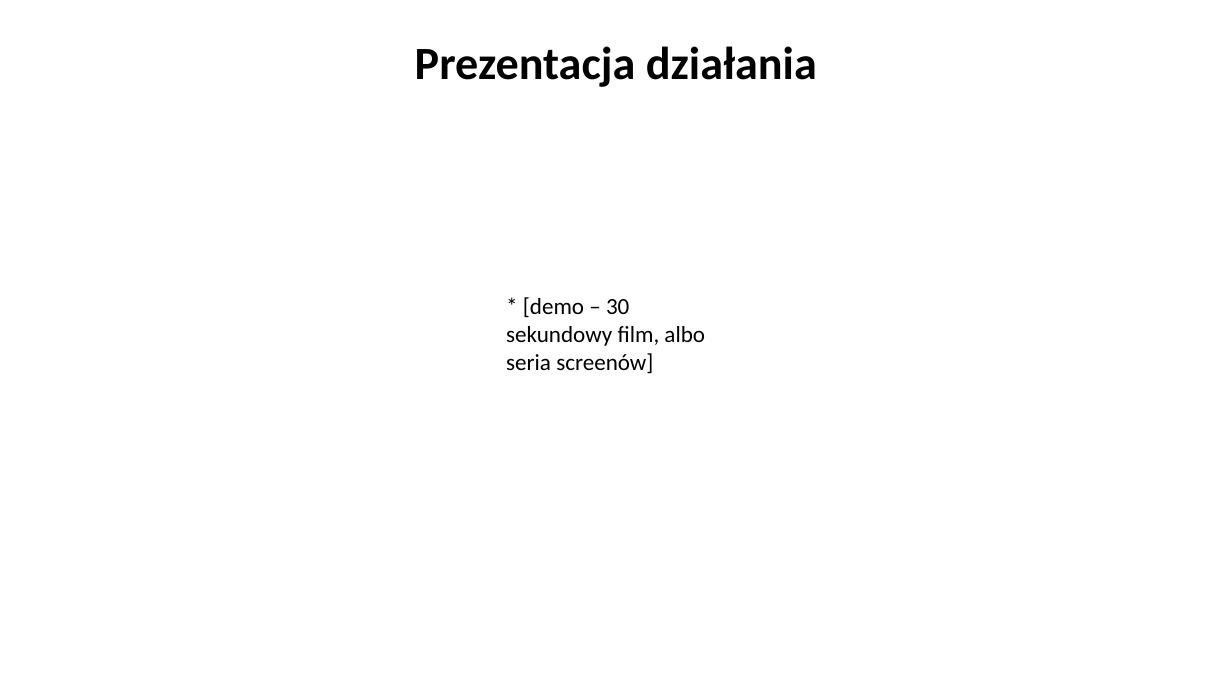
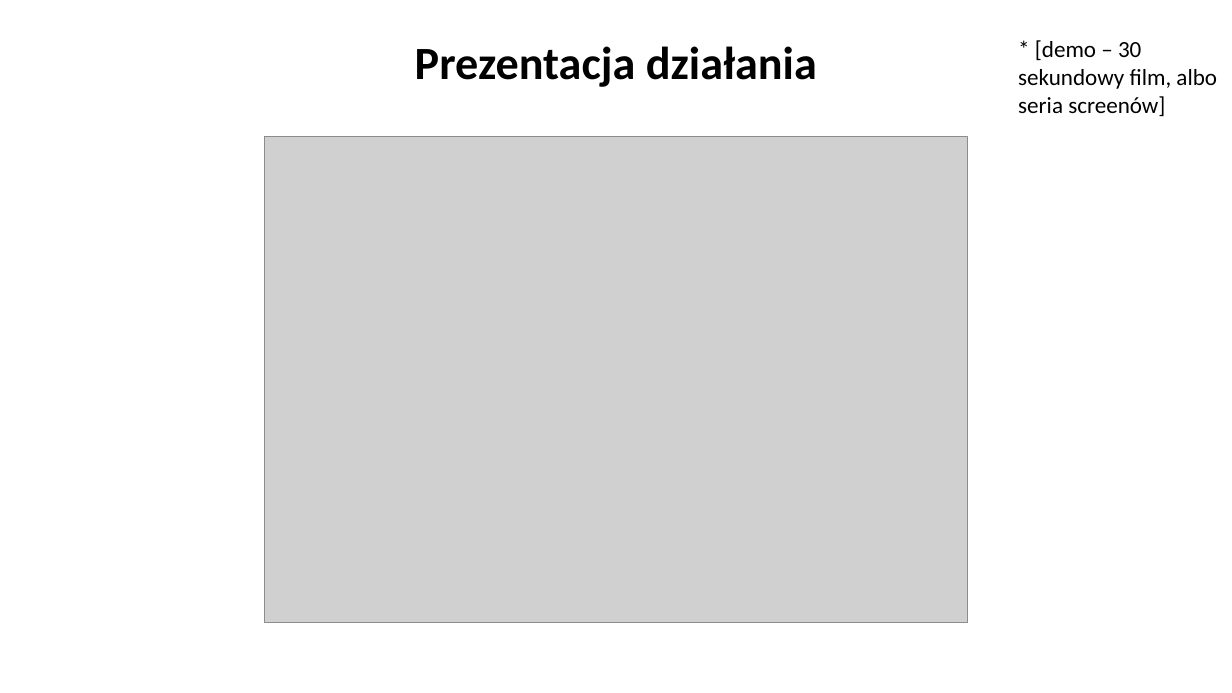
Before and after one commit to Qwerty06280/Detekcja_mowy_nienawisci, a slide deck: slide 11 of Prezentacja_projektu.pptx. Drawn at 1232x693 pixels with LibreOffice and Linux fonts; fonts in the diff are those of the drawing; grey boxes stand for pictures; background and template pictures are left out. Boxes give left, top, right and bottom in pixels: in the first picture for what was removed or moved away, otherwise in the second. Text is boxed around its words. In the diff, an @@ line names an element or a change of style, - is before the commit and + after.

```diff
--- a/Prezentacja_projektu.pptx
+++ b/Prezentacja_projektu.pptx
@@ text "* [demo – 30 sekundowy ...": place and size @@
-text "* [demo – 30 sekundowy ..." at (506,297,705,373)
+text "* [demo – 30 sekundowy ..." at (1018,40,1217,116)
@@ picture added at (264,137,968,623) @@
```
Also in this commit, not shown: 2 slides added, 1 slide removed, 1 other file.
